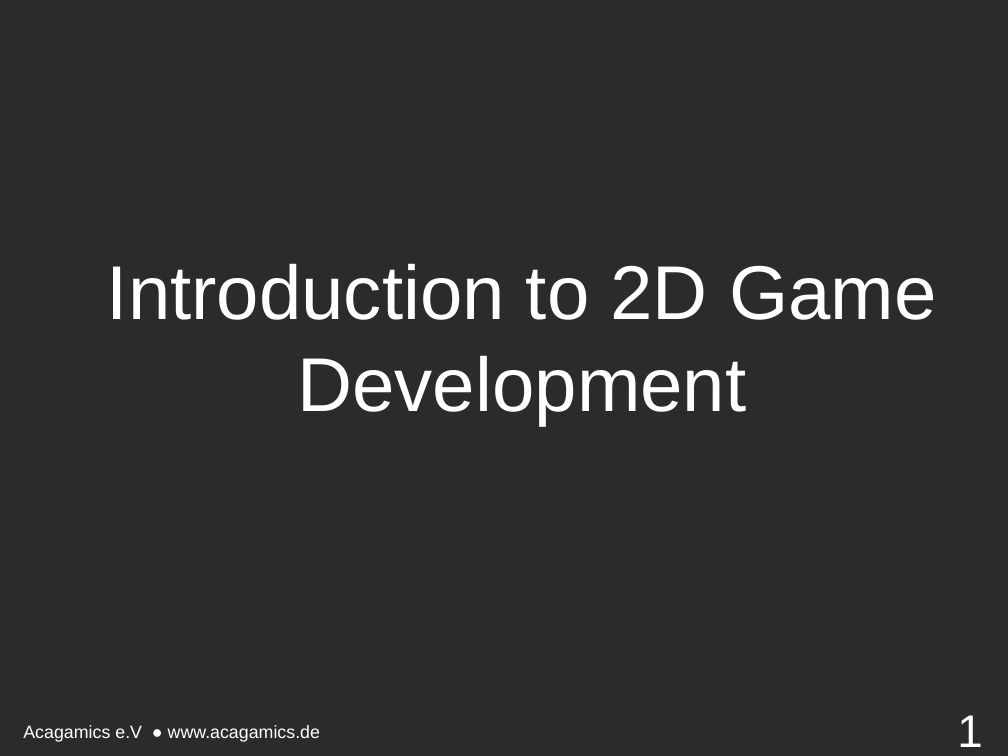
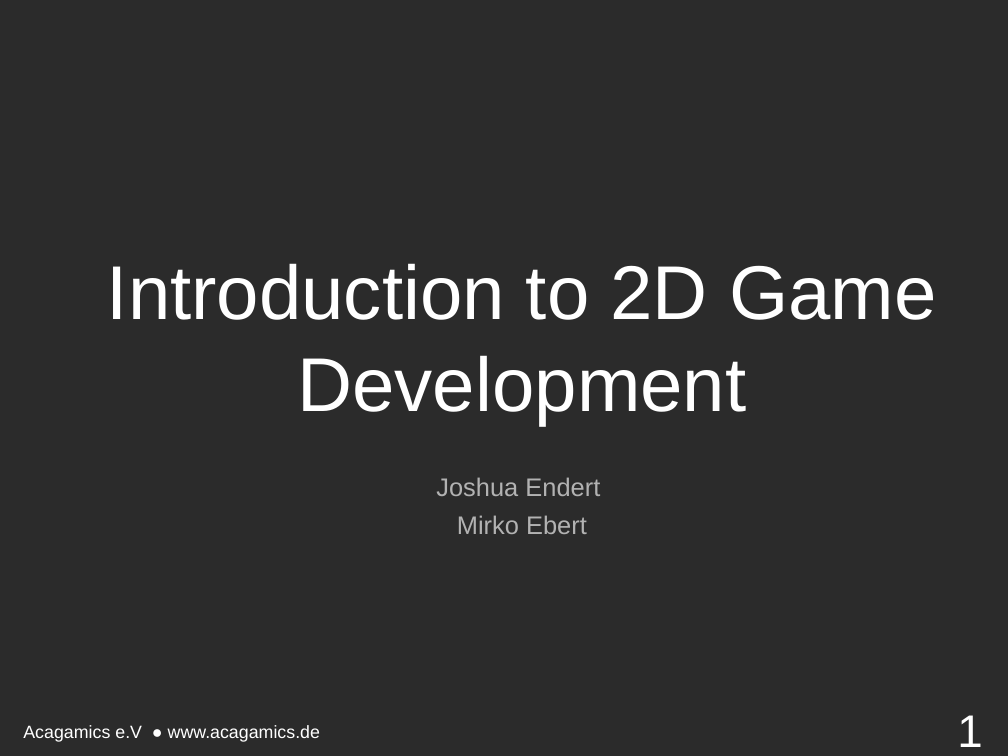
Before and after one commit to endert/Intro2D, a slide deck: slide 1 of 10. Vorlesung 16.12.15/10. Vorstellung.odp. Drawn at 1008x756 pixels with LibreOffice and Linux fonts; fonts in the diff are those of the drawing; background and template pictures are left out; a plain dark background stands for a picture behind light text. Boxes give left, top, right and bottom in pixels: in the first picture for what was removed or moved away, otherwise in the second. Text is boxed around its words. In the diff, an @@ line names an element or a change of style, - is before the commit and + after.

```diff
--- a/10. Vorlesung 16.12.15/10. Vorstellung.odp
+++ b/10. Vorlesung 16.12.15/10. Vorstellung.odp
@@ text at (436, 477, 600, 534): paragraphs added @@
+Joshua Endert
+Mirko Ebert
```
Also in this commit, not shown: 6 slides removed, 51 other files.
